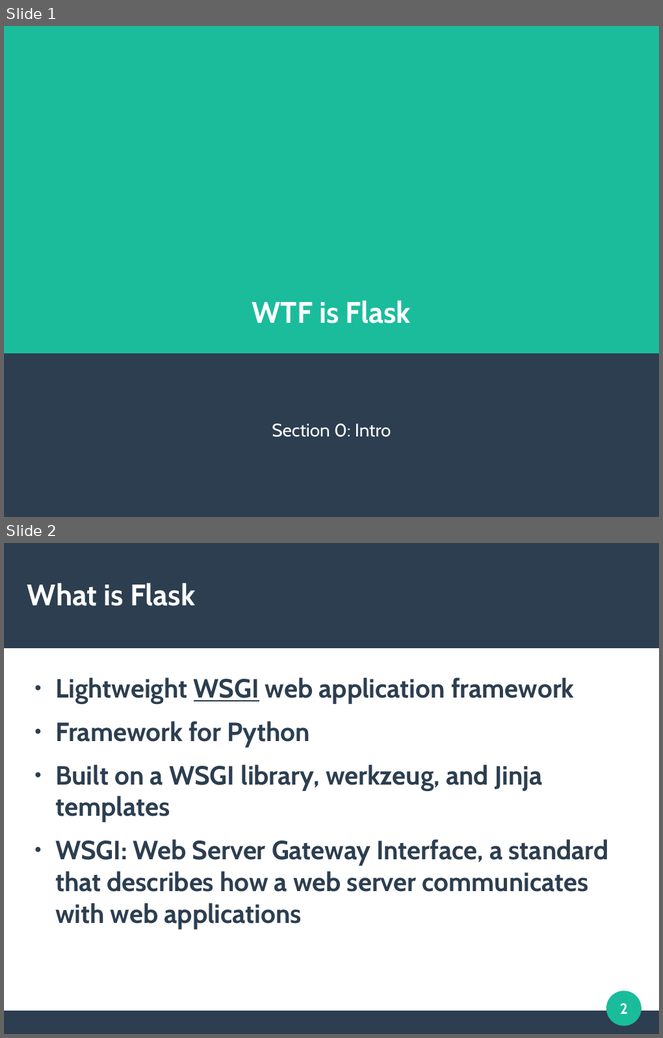
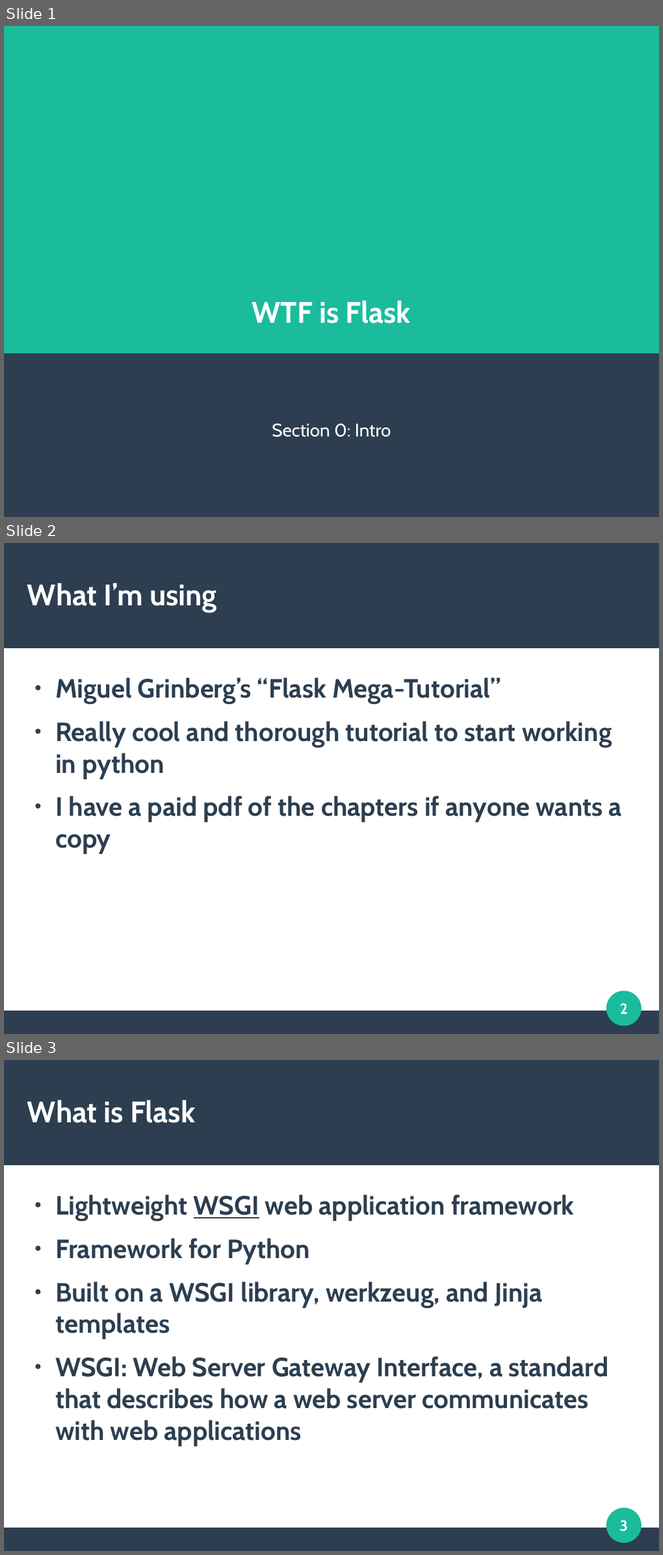
Before and after one commit to SpencerMycek/WTF-is-Flask, a slide deck: Intro.odp. Shown one above the other, each under a label of ours: slides 1 and 2 before the commit, slides 1, 2 and 3 after it. The pictures are 663x1038 and 663x1555 pixels, drawn with LibreOffice and Linux fonts; fonts in the diff are those of the drawing. Boxes give left, top, right and bottom in pixels: in the first picture for what was removed or moved away, otherwise in the second. Text is boxed around its words. In the diff, an @@ line names an element or a change of style, - is before the commit and + after.

```diff
--- a/Intro.odp
+++ b/Intro.odp
@@ slide 2 added at <box>4,543,659,1034</box>, background #FFFFFF; not listed: 3 template elements that a slide beside it also shows @@
@@ title added at <box>27,583,217,613</box>, 36 pt, text #FFFFFF, bold @@
+What I’m using
@@ text added at <box>55,678,622,854</box>, 32 pt, text #2C3E50, bold @@
+● Miguel Grinberg’s “Flask Mega-Tutorial”
+● Really cool and thorough tutorial to start working in python
+● I have a paid pdf of the chapters if anyone wants a copy
@@ page number added at <box>620,1003,628,1014</box>, 18 pt, text #FFFFFF, bold @@
+2
@@ what was slide 2 is now slide 3 @@
@@ page number at <box>620,1520,628,1532</box>: text changed @@
-2
+3
```
Also in this commit, not shown: 1 other file.
